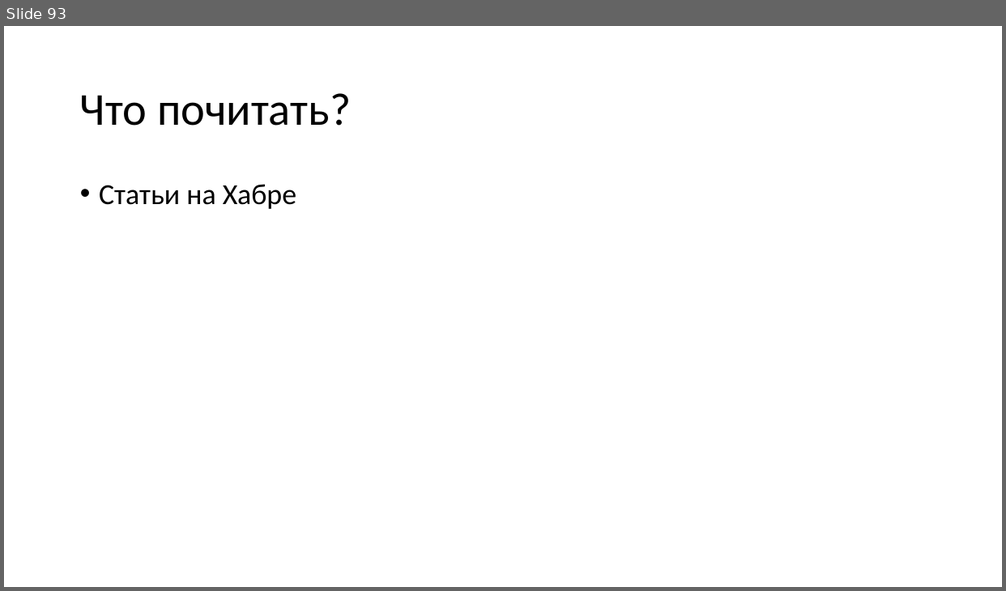
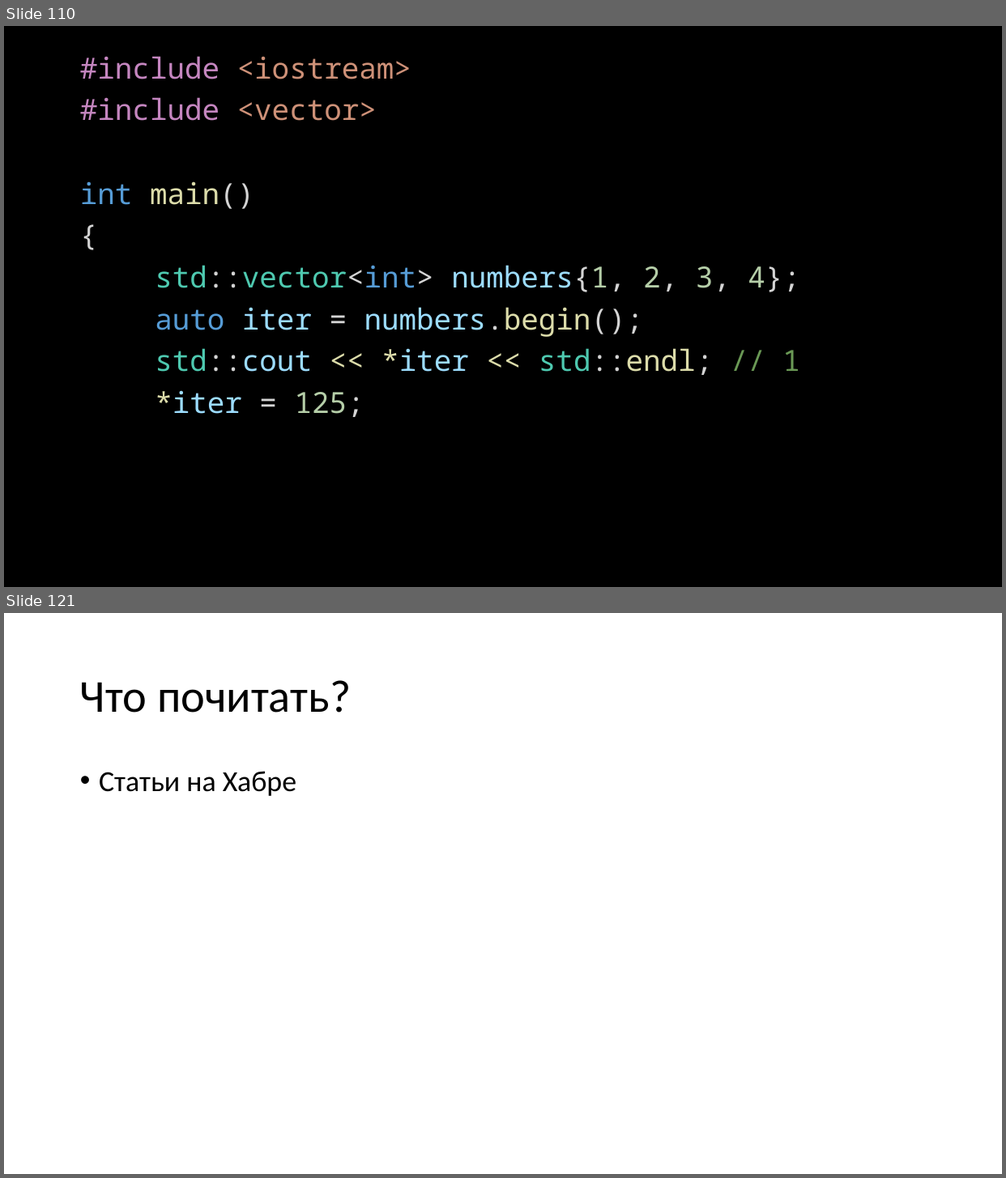
Before and after one commit to FloyzenCode/cpp-lectures, a slide deck: lecture8/lecture8.pptx. Shown one above the other, each under a label of ours: slide 93 before the commit, slides 110 and 121 after it; the slides between them are not shown. The pictures are 1006x591 and 1006x1178 pixels, drawn with LibreOffice and Linux fonts; fonts in the diff are those of the drawing. Boxes give left, top, right and bottom in pixels: in the first picture for what was removed or moved away, otherwise in the second. Text is boxed around its words. In the diff, an @@ line names an element or a change of style, - is before the commit and + after.

```diff
--- a/lecture8/lecture8.pptx
+++ b/lecture8/lecture8.pptx
@@ slide 110 added at [4, 26, 1002, 587], background #000000 @@
@@ text added at [80, 56, 800, 417], 28 pt, text #9CDCFE @@
+#include <iostream>
+#include <vector>
+int main()
+{
+std::vector<int> numbers{1, 2, 3, 4};
+auto iter = numbers.begin();
+std::cout << *iter << std::endl; // 1
+*iter = 125;
@@ what was slide 93 is now slide 121 @@
```
Also in this commit, not shown: 1 slide changed, 30 other slides added, 3 other files.
